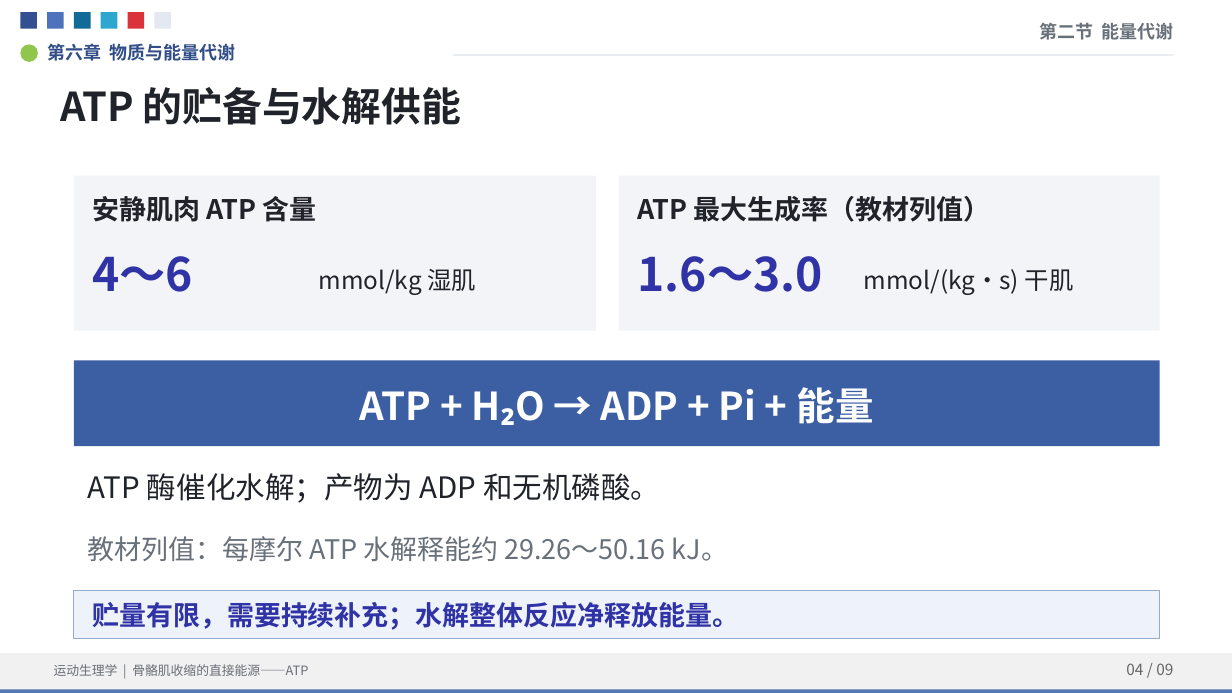
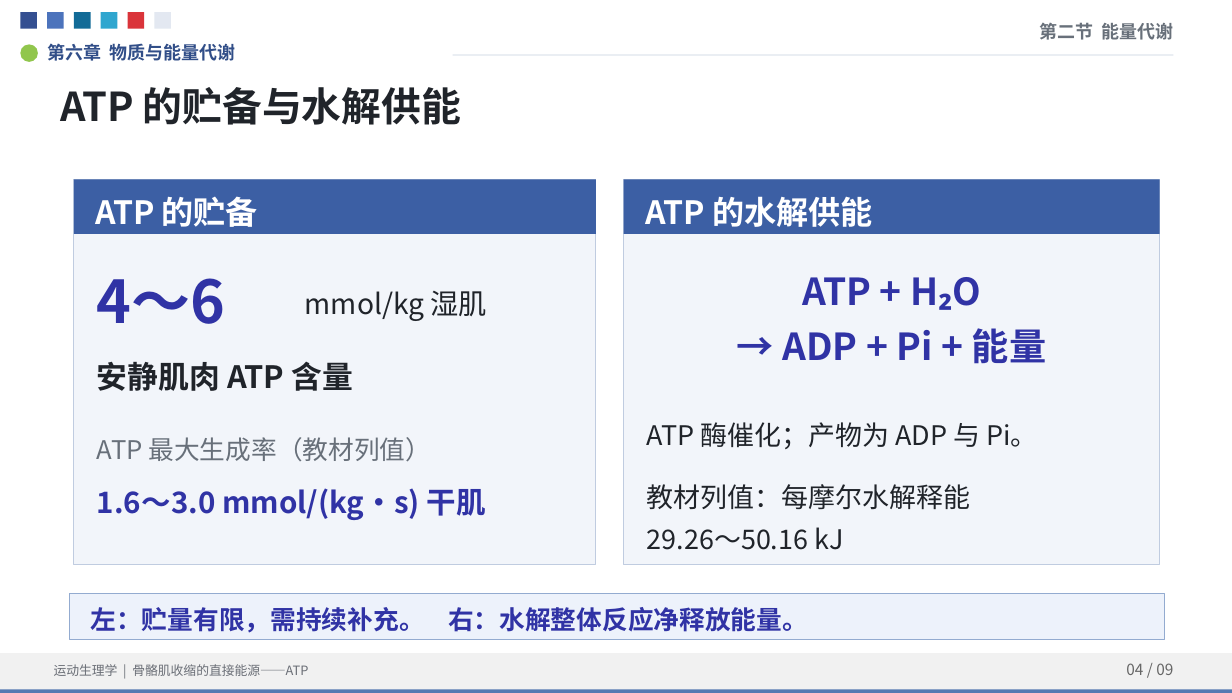
Before and after one commit to TaoXyjammy/ATPLecture, a slide deck: slide 4 of ATP_Lecture_UCI_Reference.pptx. Drawn at 1232x693 pixels with LibreOffice and Linux fonts; fonts in the diff are those of the drawing. Boxes give left, top, right and bottom in pixels: in the first picture for what was removed or moved away, otherwise in the second. Text is boxed around its words. In the diff, an @@ line names an element or a change of style, - is before the commit and + after.

```diff
--- a/ATP_Lecture_UCI_Reference.pptx
+++ b/ATP_Lecture_UCI_Reference.pptx
@@ rectangle resized from (x1=74, y1=176, x2=596, y2=331) to (x1=74, y1=179, x2=596, y2=565) @@
@@ rectangle at (x1=74, y1=179, x2=596, y2=565): fill #F2F4F8 to #F2F5FA; outline none to #C0CCE0 0.75 pt @@
@@ rectangle added at (x1=74, y1=179, x2=596, y2=234), fill #3C5FA4 @@
@@ rectangle resized from (x1=619, y1=176, x2=1160, y2=331) to (x1=624, y1=179, x2=1160, y2=234) @@
@@ rectangle at (x1=624, y1=179, x2=1160, y2=234): fill #F2F4F8 to #3C5FA4 @@
@@ rectangle added at (x1=624, y1=179, x2=1160, y2=565), fill #F2F5FA, outline #C0CCE0 0.75 pt @@
@@ text added at (x1=95, y1=196, x2=258, y2=227), 25 pt, text #FFFFFF, bold @@
+ATP 的贮备
@@ text at (x1=646, y1=196, x2=873, y2=227): text changed; size 21 to 25 pt; text colour #20242A to #FFFFFF @@
-ATP 最大生成率（教材列值）
+ATP 的水解供能
@@ text "4～6" moved from (x1=92, y1=256, x2=193, y2=292) to (x1=97, y1=278, x2=226, y2=324) @@
@@ text "4～6" at (x1=97, y1=278, x2=226, y2=324): size 36 to 46 pt @@
@@ text removed at (x1=638, y1=256, x2=823, y2=292) @@
-1.6～3.0
@@ text "mmol/kg 湿肌" moved from (x1=319, y1=269, x2=476, y2=295) to (x1=305, y1=291, x2=487, y2=321) @@
@@ text "mmol/kg 湿肌" at (x1=305, y1=291, x2=487, y2=321): size 19 to 22 pt @@
@@ text at (x1=783, y1=277, x2=1046, y2=364): text changed; size 30 to 29 pt; text colour #FFFFFF to #3033A5 @@
-ATP + H₂O → ADP + Pi + 能量
+ATP + H₂O
+→ ADP + Pi + 能量
@@ text "安静肌肉 ATP 含量" moved from (x1=92, y1=196, x2=316, y2=222) to (x1=97, y1=362, x2=353, y2=391) @@
@@ text "安静肌肉 ATP 含量" at (x1=97, y1=362, x2=353, y2=391): size 21 to 24 pt @@
@@ rectangle removed at (x1=74, y1=360, x2=1160, y2=446) @@
@@ text added at (x1=97, y1=437, x2=431, y2=461), 20 pt, text #68707A @@
+ATP 最大生成率（教材列值）
@@ text at (x1=647, y1=422, x2=1037, y2=449): text changed; size 23 to 21 pt @@
-ATP 酶催化水解；产物为 ADP 和无机磷酸。
+ATP 酶催化；产物为 ADP 与 Pi。
@@ text at (x1=97, y1=488, x2=486, y2=520): text changed; size 19 to 23 pt; text colour #20242A to #3033A5; bold on @@
-mmol/(kg·s) 干肌
+1.6～3.0 mmol/(kg·s) 干肌
@@ text at (x1=647, y1=484, x2=970, y2=550): text changed; text colour #68707A to #20242A @@
-教材列值：每摩尔 ATP 水解释能约 29.26～50.16 kJ。
+教材列值：每摩尔水解释能
+29.26～50.16 kJ
@@ rectangle resized from (x1=74, y1=591, x2=1160, y2=639) to (x1=69, y1=593, x2=1165, y2=640) @@
@@ text at (x1=91, y1=607, x2=808, y2=633): text changed; size 21 to 20 pt @@
-贮量有限，需要持续补充；水解整体反应净释放能量。
+左：贮量有限，需持续补充。 右：水解整体反应净释放能量。
```
Also in this commit, not shown: 2 other slides changed, 5 other files.
